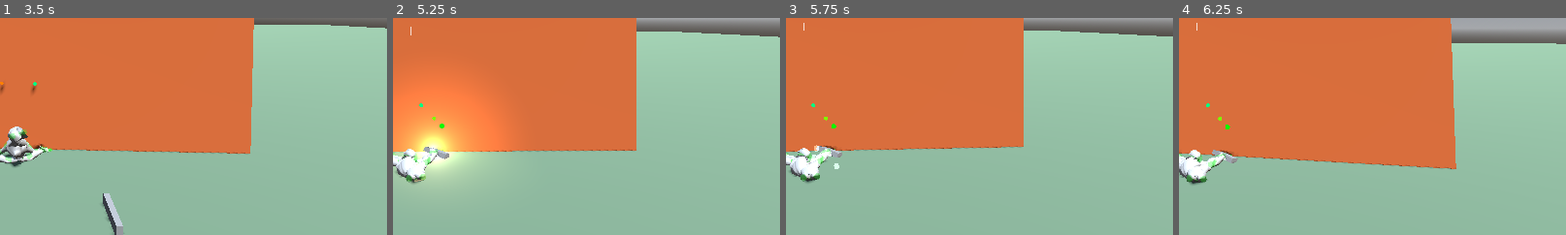
Above: before the commit, frames 1-4 (left to right).
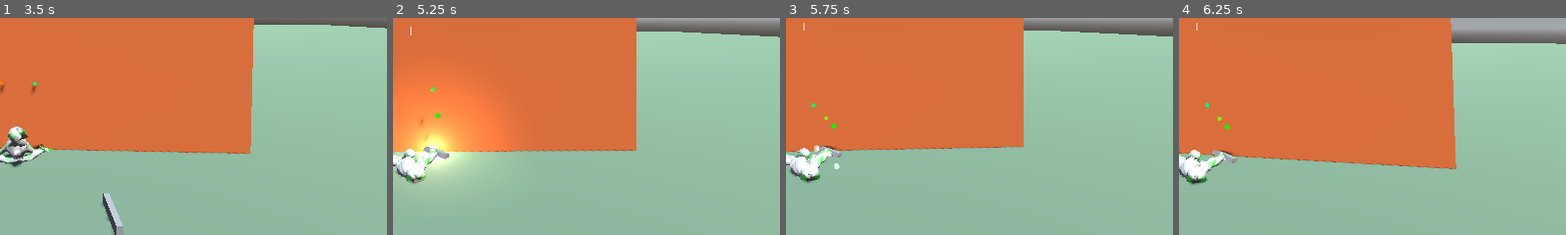
Above: after the commit, the same moments.

Repository: lmf-git/fpsikanimragdoll
Game: Godot game, scene res://world.tscn
The game is run twice, just before and just after one commit, with the same random seed, the same clock (stepped at 60 frames per second) and the same inputs.
Inputs (mouse positions are % of the whole screen's width and height, from its top left):
- Up to frame 1 (3.5 s): tap Enter at 0.5 s; move the mouse to (55, 50) at 0.52 s; hold Shift (sprint) 0.53-1.28 s; hold W (move_forward) from 0.53 s (still down); click (55, 50) at 0.67 s; tap Space (jump) at 0.77, 1.52, 3.02 s; move the mouse to (45, 50) at 1.27 s; tap O (toggle_camera) at 1.35 s; move the mouse to (52, 48) at 2.02 s; hold I (toggle_ik) 2.03-2.78 s; move the mouse to (49, 52) at 2.77 s; tap R (toggle_ragdoll) at 2.85 s; click (49, 52) at 2.92 s
- Up to frame 2 (5.25 s): keep holding W (move_forward); move the mouse to (57, 51) at 3.52 s; tap E at 3.6 s; tap Space (jump) at 3.77, 4.52 s; move the mouse to (42, 49) at 4.27 s; tap Ctrl at 4.35 s; move the mouse to (51, 50) at 5.02 s; tap H at 5.1 s; click (51, 50) at 5.17 s
- Up to frame 3 (5.75 s): keep holding W (move_forward)
- Up to frame 4 (6.25 s): move the mouse to (46, 48) at 5.77 s; release W (move_forward) at 5.78 s; hold D (move_right) from 5.78 s (still down); tap Shift (sprint) at 5.85 s; tap Space (jump) at 6.02 s
The pictures show only the part of the screen within x 48-98%, y 50-100%; the shares and areas given below are measured in that part.

Frame 1 is identical in both runs. In frame 2, 0.1% of the frame differs, in the area x 2-14%, y 31-67%; in frame 3, less than 0.1%; in frame 4, less than 0.1%.

Commit message:
Add smooth IK transitions for natural movement
- Add ik_transition_speed export variable (default: 15.0)
- Apply lerp to all IK target position updates for smooth transitions
- Apply slerp to hand rotation updates for smooth orientation changes
- Right hand: smooth position and rotation transitions
- Left hand: smooth position and rotation transitions (including rest state)
- Arm targets: smooth elbow, wrist, and upper arm transitions
- Prevents jarring snapping when changing weapon states or aiming

Diff:
--- a/character_controller.gd
+++ b/character_controller.gd
@@ -97,6 +97,7 @@
 @export var ready_weapon_offset: Vector3 = Vector3(0.25, 0.2, -1.6)  # Offset when ready/moving (higher and further forward)
 @export var sheathed_weapon_offset: Vector3 = Vector3(0.5, -0.6, 0.2)  # Offset when sheathed at side
 @export var weapon_transition_speed: float = 8.0  # Speed of state transitions
+@export var ik_transition_speed: float = 15.0  # Speed of IK target position transitions
 
 # Weapon sway
 @export var sway_amount: float = 0.05  # Amount of sway
@@ -2131,7 +2132,7 @@
 
 	return Vector3(sway_x, sway_y, 0)
 
-func _update_weapon_ik_targets():
+func _update_weapon_ik_targets(delta: float):
 	"""Set IK target positions for weapon holding (called BEFORE IK is applied)"""
 	if not equipped_weapon or not skeleton or right_hand_bone_id < 0:
 		return
@@ -2180,7 +2181,8 @@
 		var final_offset = base_offset + current_hand_recoil
 		var target_pos = anchor_transform.origin + camera_basis * final_offset
 
-		right_hand_target.global_position = target_pos
+		# Smooth transition to target position
+		right_hand_target.global_position = right_hand_target.global_position.lerp(target_pos, ik_transition_speed * delta)
 
 		# Set hand target rotation for proper pistol grip
 		# For right hand pistol grip, rotate hand so palm faces inward
@@ -2195,7 +2197,11 @@
 		var hand_forward = -camera_forward  # Palm faces inward toward body
 
 		var hand_basis = Basis(hand_right, hand_up, hand_forward)
-		right_hand_target.global_transform.basis = hand_basis
+		# Smooth rotation transition using quaternion slerp
+		var current_quat = Quaternion(right_hand_target.global_transform.basis)
+		var target_quat = Quaternion(hand_basis)
+		var new_quat = current_quat.slerp(target_quat, ik_transition_speed * delta)
+		right_hand_target.global_transform.basis = Basis(new_quat)
 
 	# Update left hand IK target ONLY for two-handed weapons (rifles)
 	var left_hand_target = ik_targets_node.get_node_or_null("LeftHandTarget")
@@ -2205,7 +2211,8 @@
 			# Left hand should be higher and further forward than right hand
 			if equipped_weapon.secondary_grip:
 				# If weapon has a secondary grip node, use it as base
-				left_hand_target.global_position = equipped_weapon.secondary_grip.global_position
+				var target_pos = equipped_weapon.secondary_grip.global_position
+				left_hand_target.global_position = left_hand_target.global_position.lerp(target_pos, ik_transition_speed * delta)
 			else:
 				# No secondary grip - calculate position relative to right hand
 				# Position left hand forward and slightly up from right hand
@@ -2223,7 +2230,7 @@
 
 				# Apply camera-relative offset so left hand follows aim
 				var left_hand_pos = right_hand_pos + camera_basis * foregrip_offset
-				left_hand_target.global_position = left_hand_pos
+				left_hand_target.global_position = left_hand_target.global_position.lerp(left_hand_pos, ik_transition_speed * delta)
 		else:
 			# Pistol (one-handed): Left hand only supports when aiming, not during hip fire
 			# Left hand should be below and slightly forward of right hand for proper pistol grip
@@ -2239,13 +2246,13 @@
 				var support_grip_offset = Vector3(0.03, -0.08, -0.05)  # Right, down, forward
 
 				var left_hand_pos = right_hand_pos + camera_basis * support_grip_offset
-				left_hand_target.global_position = left_hand_pos
+				left_hand_target.global_position = left_hand_target.global_position.lerp(left_hand_pos, ik_transition_speed * delta)
 			else:
 				# When hip firing (READY) or sheathed, left hand goes to rest position (one-handed grip)
 				var l_hand_id = skeleton.find_bone("characters3d.com___L_Hand")
 				if l_hand_id >= 0:
 					var left_hand_rest = skeleton.global_transform * skeleton.get_bone_rest(l_hand_id).origin
-					left_hand_target.global_position = left_hand_rest
+					left_hand_target.global_position = left_hand_target.global_position.lerp(left_hand_rest, ik_transition_speed * delta)
 
 		# Set left hand rotation for proper grip (mirror of right hand for support)
 		if equipped_weapon and (equipped_weapon.is_two_handed or weapon_state == WeaponState.AIMING):
@@ -2260,10 +2267,17 @@
 			var left_hand_forward = camera_forward  # Palm faces right toward gun
 
 			var left_hand_basis = Basis(left_hand_right, left_hand_up, left_hand_forward)
-			left_hand_target.global_transform.basis = left_hand_basis
+			# Smooth rotation transition using quaternion slerp
+			var current_quat = Quaternion(left_hand_target.global_transform.basis)
+			var target_quat = Quaternion(left_hand_basis)
+			var new_quat = current_quat.slerp(target_quat, ik_transition_speed * delta)
+			left_hand_target.global_transform.basis = Basis(new_quat)
 		else:
 			# Reset left hand rotation to identity when not gripping weapon (sheathed or ready)
-			left_hand_target.global_transform.basis = Basis.IDENTITY
+			var current_quat = Quaternion(left_hand_target.global_transform.basis)
+			var target_quat = Quaternion(Basis.IDENTITY)
+			var new_quat = current_quat.slerp(target_quat, ik_transition_speed * delta)
+			left_hand_target.global_transform.basis = Basis(new_quat)
 
 	# Update arm IK targets for proper arm positioning
 	var right_upper_arm_target = ik_targets_node.get_node_or_null("RightUpperArmTarget")
@@ -2290,7 +2304,7 @@
 		var upper_arm_pos = anchor_transform.origin + chest_to_hand * 0.2  # 20% toward hand
 		upper_arm_pos += aim_right * 0.15  # Slight outward offset
 		upper_arm_pos += aim_down * 0.05   # Slight downward offset
-		right_upper_arm_target.global_position = upper_arm_pos
+		right_upper_arm_target.global_position = right_upper_arm_target.global_position.lerp(upper_arm_pos, ik_transition_speed * delta)
 
 		# Position elbow target (between upper arm and hand)
 		# Elbow at 50% between shoulder and hand
@@ -2299,12 +2313,12 @@
 		# Offset to the right and down for natural arm bend
 		elbow_pos += aim_right * 0.4    # Further outward for weapon holding
 		elbow_pos += aim_down * 0.15    # Slightly more downward offset
-		right_elbow_target.global_position = elbow_pos
+		right_elbow_target.global_position = right_elbow_target.global_position.lerp(elbow_pos, ik_transition_speed * delta)
 
 		# Wrist target is just for visualization now (wrist IK uses hand_target)
 		# Position it between elbow and hand for visual reference
 		var wrist_pos = right_elbow_target.global_position.lerp(right_hand_target.global_position, 0.6)
-		right_wrist_target.global_position = wrist_pos
+		right_wrist_target.global_position = right_wrist_target.global_position.lerp(wrist_pos, ik_transition_speed * delta)
 
 	# FINGER POSITIONING: Disabled - finger IK creates circular dependency with weapon
 	# Hand rotation alone provides proper grip orientation without conflicts
@@ -2337,11 +2351,11 @@
 			elbow_pos += aim_right * -0.25   # Outward offset
 			elbow_pos += aim_down * 0.12     # Downward offset
 
-			left_elbow_target.global_position = elbow_pos
+			left_elbow_target.global_position = left_elbow_target.global_position.lerp(elbow_pos, ik_transition_speed * delta)
 
 			# Wrist target is just for visualization now (wrist IK uses hand_target)
 			var wrist_pos = left_elbow_target.global_position.lerp(left_hand_target.global_position, 0.6)
-			left_wrist_target.global_position = wrist_pos
+			left_wrist_target.global_position = left_wrist_target.global_position.lerp(wrist_pos, ik_transition_speed * delta)
 		else:
 			# Pistol hip fire: left arm stays at rest position
 			var l_elbow_id = skeleton.find_bone("characters3d.com___L_Lower_Arm")
@@ -2349,8 +2363,8 @@
 			if l_elbow_id >= 0 and l_wrist_id >= 0:
 				var left_elbow_rest = skeleton.global_transform * skeleton.get_bone_rest(l_elbow_id).origin
 				var left_wrist_rest = skeleton.global_transform * skeleton.get_bone_rest(l_wrist_id).origin
-				left_elbow_target.global_position = left_elbow_rest
-				left_wrist_target.global_position = left_wrist_rest
+				left_elbow_target.global_position = left_elbow_target.global_position.lerp(left_elbow_rest, ik_transition_speed * delta)
+				left_wrist_target.global_position = left_wrist_target.global_position.lerp(left_wrist_rest, ik_transition_speed * delta)
 
 func _update_weapon_to_hand():
 	"""Set weapon local position and rotation for proper grip alignment"""
@@ -2390,7 +2404,7 @@
 
 	# STEP 1: Set IK targets for weapon holding
 	if equipped_weapon:
-		_update_weapon_ik_targets()
+		_update_weapon_ik_targets(delta)
 
 	# STEP 2: Apply IK - start() moves bones to targets
 	if ik_enabled:
